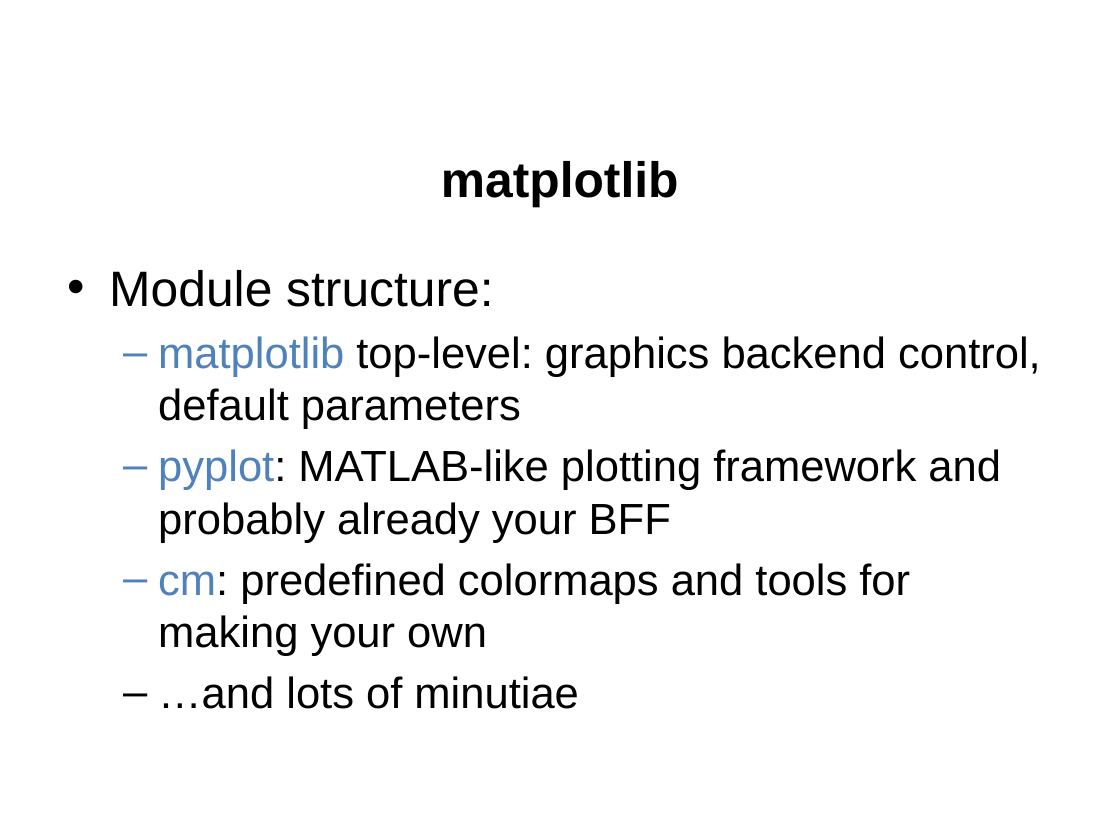
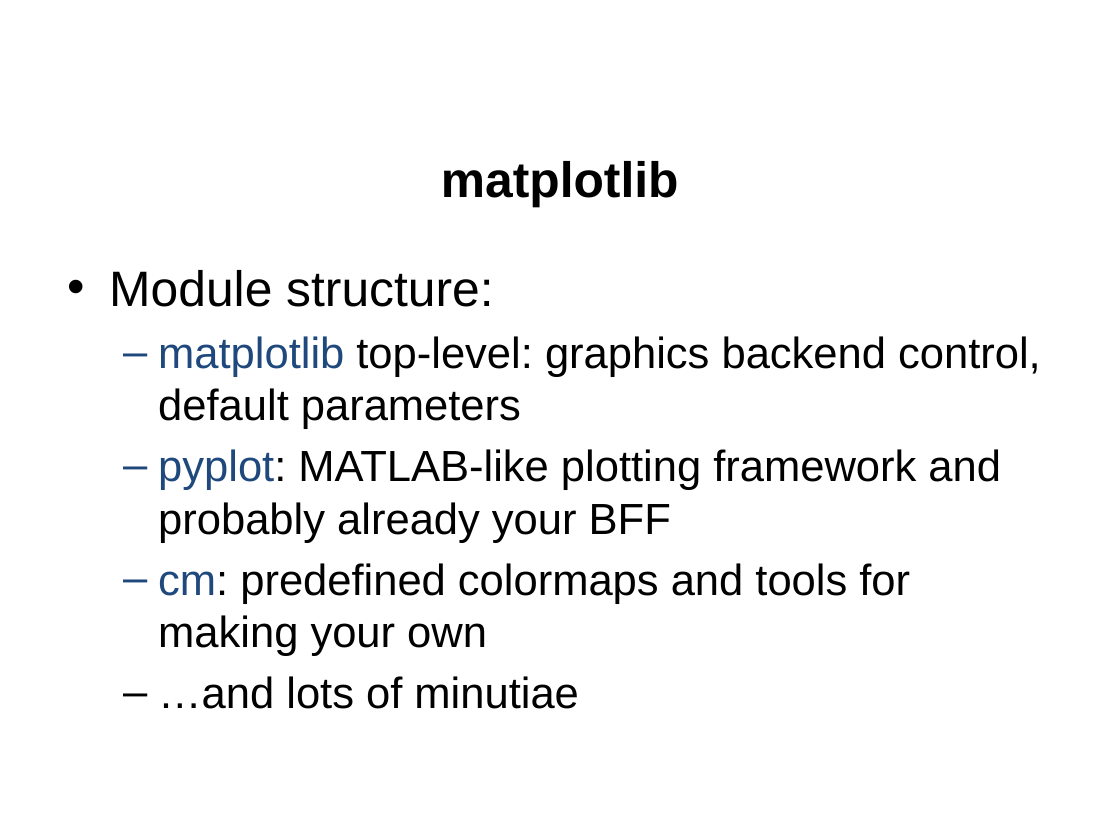
Before and after one commit to jgerity/talks, a slide deck: slide 7 of 2016/computing_workgroup/python_plotting/python_plotting.pptx. Drawn at 1120x840 pixels with LibreOffice and Linux fonts; fonts in the diff are those of the drawing; background and template pictures are left out. Boxes give left, top, right and bottom in pixels: in the first picture for what was removed or moved away, otherwise in the second. Text is boxed around its words. In the diff, an @@ line names an element or a change of style, - is before the commit and + after.

```diff
--- a/2016/computing_workgroup/python_plotting/python_plotting.pptx
+++ b/2016/computing_workgroup/python_plotting/python_plotting.pptx
@@ text at (x1=158, y1=336, x2=1041, y2=656): text colour #4F81BD to #1F497D in "matplotlib", "pyplot:", "cm:" @@
```
Also in this commit, not shown: 5 other slides changed, 1 slide added, 1 other file.
